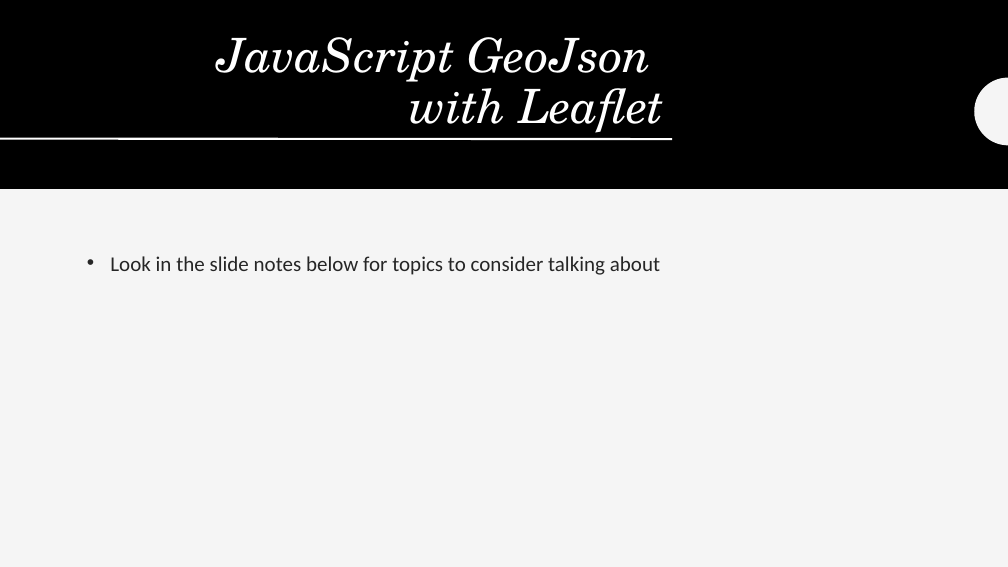
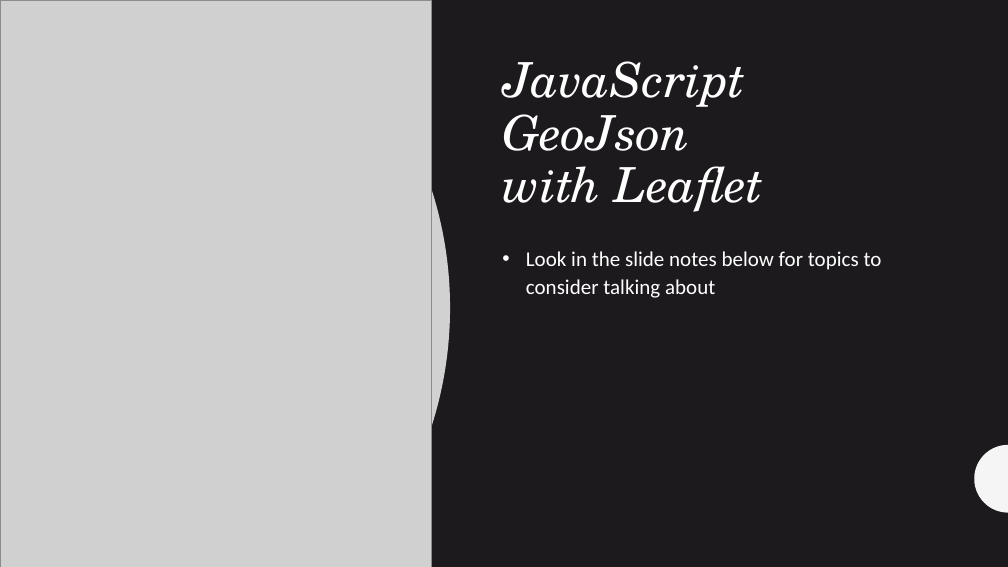
Before and after one commit to arc71080/group_project_3, a slide deck: slide 7 of Powerpoint.pptx. Drawn at 1008x567 pixels with LibreOffice and Linux fonts; fonts in the diff are those of the drawing; grey boxes stand for pictures. Boxes give left, top, right and bottom in pixels: in the first picture for what was removed or moved away, otherwise in the second. Text is boxed around its words. In the diff, an @@ line names an element or a change of style, - is before the commit and + after.

```diff
--- a/Powerpoint.pptx
+++ b/Powerpoint.pptx
@@ background #F5F5F5 to #1D1A1D @@
@@ rectangle at (x1=0, y1=0, x2=1008, y2=567): fill #F5F5F5 to #1D1A1D @@
@@ rectangle removed at (x1=0, y1=0, x2=1008, y2=189) @@
@@ freeform shape added at (x1=0, y1=0, x2=450, y2=567), fill #FFFFFF at 80% opacity @@
@@ picture added at (x1=0, y1=0, x2=431, y2=567) @@
@@ title "JavaScript GeoJson with Leaflet" moved from (x1=217, y1=37, x2=664, y2=133) to (x1=502, y1=61, x2=764, y2=212) @@
@@ title "JavaScript GeoJson with Leaflet" at (x1=502, y1=61, x2=764, y2=212): size 45 to 46 pt; alignment right to left; vertical alignment bottom to top @@
@@ line removed from (0, 138) to (672, 139) @@
@@ text "Look in the slide notes ..." moved from (x1=110, y1=256, x2=660, y2=275) to (x1=526, y1=251, x2=882, y2=298) @@
@@ text "Look in the slide notes ..." at (x1=526, y1=251, x2=882, y2=298): text colour #262626 to #FFFFFF @@
@@ freeform shape at (x1=975, y1=445, x2=1008, y2=513): fill #262626 to #FFFFFF @@
@@ freeform shape moved from (x1=975, y1=78, x2=1008, y2=146) to (x1=975, y1=445, x2=1008, y2=513) @@
@@ line (0, 513) - (372, 513): stroke #262626 2 pt to #FFFFFF 2 pt @@
```
Also in this commit, not shown: 6 other slides changed, 1 other file.
